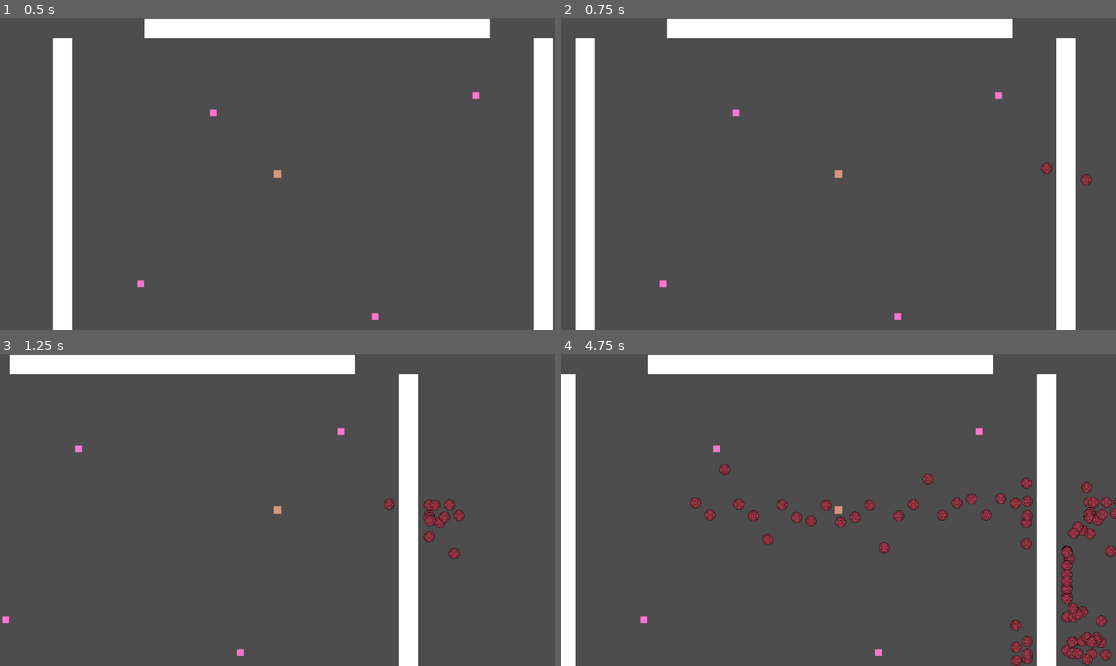
Above: before the commit, frames 1-4 (two rows, left to right).
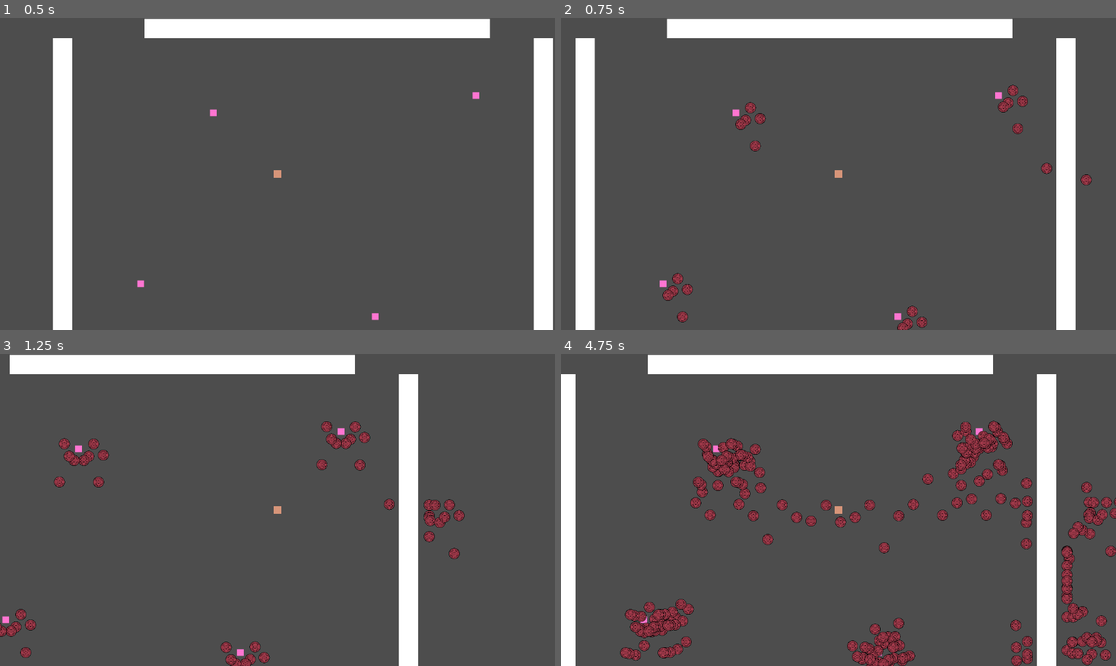
Above: after the commit, the same moments.

Repository: Simon014/PSLR2-Dungeon-Danmaku-Engine
Game: Godot game, scene res://RootScene.tscn
Same seed, same stepped clock (60 frames per second), same inputs: the game is played once before the commit and once after it.
Inputs (mouse positions are in pixels of both pictures, inside the frame that each line leads up to):
- Up to frame 1 (0.5 s): no input
- Up to frame 2 (0.75 s): tap Enter at 0.5 s; move the mouse to (960, 158) at 0.52 s; hold D (right) from 0.53 s (still down); tap 1 (SPAttack1) at 0.6 s
- Up to frame 3 (1.25 s): keep holding D (right)
- Up to frame 4 (4.75 s): move the mouse to (727, 525) at 1.27 s; release D (right) at 1.28 s; hold S (down) 1.28-2.03 s; tap 1 (SPAttack1) every 0.75 s from 1.35 to 4.35 s; move the mouse to (894, 441) at 2.02 s; hold D (right) 2.03-2.78 s; move the mouse to (810, 572) at 2.77 s; hold W (up) 2.78-3.53 s; move the mouse to (1005, 556) at 3.52 s; hold A (left) from 3.53 s (still down); move the mouse to (672, 463) at 4.27 s

Frame 1 is identical in both runs. In frame 2, 1.0% of the frame differs, in the area x 18-85%, y 21-100%; in frame 3, 1.5%; in frame 4, 4.7%, in the area x 10-82%, y 21-100%.

Commit message:
bullets now hurt the player
now it's a danmaku engine.

Diff:
--- a/pslr-2-dungeon-danmaku-engine/Entities/enemy/enemy.gd
+++ b/pslr-2-dungeon-danmaku-engine/Entities/enemy/enemy.gd
@@ -17,21 +17,58 @@
 var DefLowerRemaining = 0
 var AtkLowerRemaining = 0
 
+#attack iterating stats. saved locally.
+var AttackIterating = 0 #0 : no attack being iterated through. x : x attack being iterated through.
+var AttackCounter = 0
+var TotalBullets = 0
+
+func attackIterate():
+	AttackIterating = 1
+	TotalBullets = 10
+	AttackCounter = 0
+	pass
+
 func _ready() -> void:
 	pass
 	#this function will load current dungeon variables in RAM. for now it does nothing.
 
 func attack():
+	if AttackIterating != 0:
+		if AttackCounter == TotalBullets:
+			AttackIterating = 0
+			return
+	var bullet = load("res://Entities/bullets/split/Bullet.tscn").instantiate()
+	bullet.position = position
+	bullet.TTL = 5
+	bullet.speed = 0
+	bullet.acceleration = 0.1
+	bullet.split = 4
+	bullet.color = Color(1.0, 0.564, 0.312, 1.0)
+	bullet.image = "DebugBullet2.png"
+	bullet.friendly = false
+	var splitter = load("res://Entities/bullets/bomb/Bullet.tscn").instantiate()
+	splitter.friendly = false
+	splitter.TTL = 3
+
+	splitter.color = Color(1.0, 0.564, 0.312, 1.0)
+	splitter.direction = Vector2.DOWN
+	bullet.splitinto = splitter
+	bullet.direction = position.direction_to(get_global_mouse_position())
+	attackhandler.CSAttackIterate(self,position,bullet,AttackCounter - TotalBullets/2,func(x): return 1/pow(x,1/2) * 1/cos(2*x),10)
+	AttackCounter += 1
 	pass
 
 func _on_atkcd_timeout() -> void:
-	attack()
-	pass # Replace with function body.
+	if AttackIterating == 0:
+		attackIterate()
+	pass # Replace with function body.d
 
 func _process(delta: float) -> void:
 	frametime = delta
 
 func _on_tick_timeout() -> void:
+	if AttackIterating != 0:
+		attack()
 	if (health < 0):
 		isdead = true
 		health = 0
--- a/pslr-2-dungeon-danmaku-engine/Entities/enemy/enemy.tscn
+++ b/pslr-2-dungeon-danmaku-engine/Entities/enemy/enemy.tscn
@@ -9,6 +9,7 @@
 radius = 61.008198
 
 [node name="Enemy" type="CharacterBody2D" unique_id=76727699]
+collision_layer = 0
 script = ExtResource("1_r7hwg")
 
 [node name="ColorRect" type="ColorRect" parent="." unique_id=1841251827]
--- a/pslr-2-dungeon-danmaku-engine/Entities/player/Player.tscn
+++ b/pslr-2-dungeon-danmaku-engine/Entities/player/Player.tscn
@@ -3,7 +3,10 @@
 [ext_resource type="Script" uid="uid://dwyxv6qi88xxj" path="res://Entities/player/PlayerController.gd" id="1_41wu2"]
 
 [sub_resource type="CircleShape2D" id="CircleShape2D_mq5ly"]
-radius = 5.0990195
+radius = 8.062258
+
+[sub_resource type="CircleShape2D" id="CircleShape2D_psduu"]
+radius = 5.0
 
 [node name="Player" type="CharacterBody2D" unique_id=217802643]
 collision_layer = 0
@@ -25,4 +28,11 @@
 wait_time = 0.05
 autostart = true
 
+[node name="DetectionArea" type="Area2D" parent="." unique_id=2066477246]
+collision_layer = 8
+collision_mask = 8
+
+[node name="CollisionShape2D" type="CollisionShape2D" parent="DetectionArea" unique_id=1141911868]
+shape = SubResource("CircleShape2D_psduu")
+
 [connection signal="timeout" from="ATKCD" to="." method="_on_atkcd_timeout"]
--- a/pslr-2-dungeon-danmaku-engine/Entities/player/PlayerController.gd
+++ b/pslr-2-dungeon-danmaku-engine/Entities/player/PlayerController.gd
@@ -6,6 +6,10 @@
 var AttackIterating = 0 #0 : no attack being iterated through. x : x attack being iterated through.
 var AttackCounter = 0
 var TotalBullets = 10
+var frametime
+var isdead = false
+var atk = corePlayerVars.attack
+var defence = corePlayerVars.defence
 
 func attackIterate():
 	AttackIterating = 1
@@ -27,9 +31,10 @@
 	bullet.color = Color(1.0, 0.564, 0.312, 1.0)
 	bullet.image = "DebugBullet2.png"
 	bullet.friendly = true
-	var splitter = load("res://Entities/bullets/lazer/lazer.tscn").instantiate()
+	var splitter = load("res://Entities/bullets/homing/Bullet.tscn").instantiate()
 	splitter.friendly = true
 	splitter.TTL = 10
+	splitter.damage = 100
 	splitter.color = Color(1.0, 0.564, 0.312, 1.0)
 	splitter.direction = Vector2.DOWN
 	bullet.splitinto = splitter
@@ -52,10 +57,75 @@
 
 func _process(delta: float) -> void:
 	move_and_slide()
+	print(corePlayerVars.Health)
 	corePlayerVars.position = position
+	frametime = delta
 
 
 func _on_atkcd_timeout() -> void:
+	if (corePlayerVars.Health < 0):
+		queue_free()
+		get_tree().quit()
+	else:
+		if (corePlayerVars.Health < corePlayerVars.maxhealth):
+			corePlayerVars.Health += coreGlobalConst.passiveheal * frametime
+		else:
+			corePlayerVars.Health = corePlayerVars.maxhealth #clamp to max health
+	if (corePlayerVars.PoisonRemaining > 0):
+		corePlayerVars.PoisonRemaining -= 1
+		corePlayerVars.Health -= coreGlobalConst.poisonpower * frametime
+
+
+	if (corePlayerVars.SlowRemaining > 0):
+		corePlayerVars.SlowRemaining -= 1
+
+	if (corePlayerVars.AtkLowerRemaining > 0):
+		corePlayerVars.AtkLowerRemaining -= 1
+		atk = corePlayerVars.attack * coreGlobalConst.lowatk
+	else:
+		atk = corePlayerVars.attack
+
+	if (corePlayerVars.DefLowerRemaining > 0):
+		corePlayerVars.DefLowerRemaining -= 1
+		defence = corePlayerVars.defence * coreGlobalConst.lowdef
+	else:
+		defence = corePlayerVars.defence
+
 	if AttackIterating != 0:
 		attack()
+	for i in $DetectionArea.get_overlapping_bodies():
+		if (i.friendly == false):
+			if (i.name.contains("Bullet")):
+				if position.distance_to(i.position) < 10:
+					i.queue_free()
+					if (not isdead):
+						corePlayerVars.Health -= i.damage	* (100-corePlayerVars.defence)/100
+			if (i.name.contains("Effect")):
+				if (not isdead):
+					if (position.distance_to(i.position) < i.effectRadius):
+						if (i.effect == "poison"):
+							corePlayerVars.PoisonRemaining = i.effectDuration
+						if (i.effect == "speed down"):
+							corePlayerVars.SlowRemaining = i.effectDuration
+						if (i.effect == "lower defence"):
+							corePlayerVars.DefLowerRemaining = i.effectDuration
+						if (i.effect == "lower attack"):
+							corePlayerVars.AtkLowerRemaining = i.effectDuration
+			if (i.name.contains("Bomb")):
+				if position.distance_to(i.position) < i.explosionRadius * 0.95 and i.iexploded() == false:
+					i.queue_free()
+					if (not isdead):
+						corePlayerVars.Health -= i.damage * i.explosionDamage	* (100-corePlayerVars.defence)/100
+				elif position.distance_to(i.position) < 10:
+					i.queue_free()
+					if (not isdead):
+						corePlayerVars.Health -= i.damage	* (100-corePlayerVars.defence)/100
+			if (i.name.contains("lazer")):
+				var distToLazer = position.distance_to(i.position)*(asin(i.position.direction_to(position).angle() - i.direction.angle()))
+				if ((abs(distToLazer) < i.width * 20) and i.isactive()):
+					if (not isdead):
+						corePlayerVars.Health -= i.damage * frametime	* (100-corePlayerVars.defence)/100
+			else:
+
+				pass
 	pass # Replace with function body.
